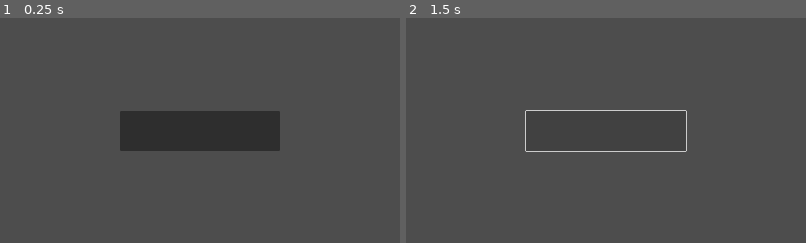
Above: before the commit, frames 1-2 (left to right).
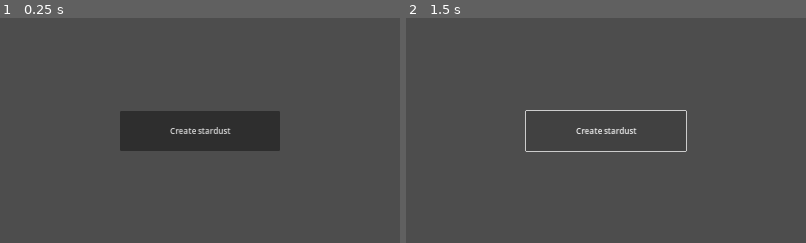
Above: after the commit, the same moments.

Repository: allanjchiang/project_stardust
Game: Godot game, scene res://scenes/prototypes/clicker/prototype_clicker.tscn
Two runs of this game, one before a commit and one after it. Both use one fixed random seed, a clock stepped at 60 frames per second and the inputs below. The project has no main scene, so this scene is started directly.
Inputs (mouse positions are % of the whole screen's width and height, from its top left):
- Up to frame 1 (0.25 s): no input
- Up to frame 2 (1.5 s): click (50, 50) at 0.5 s; click (50, 50) at 1.25 s
The pictures show only the part of the screen within x 25-75%, y 25-75%; the shares and areas given below are measured in that part.

The runs differ from the first frame. In frame 1, 0.3% of the frame differs, in the area x 42-58%, y 48-52%; in frame 2, 0.3%.

Commit message:
Add text create stardust in button

Diff:
--- a/scenes/prototypes/clicker/prototype_clicker.tscn
+++ b/scenes/prototypes/clicker/prototype_clicker.tscn
@@ -30,3 +30,4 @@
 offset_bottom = 40.0
 grow_horizontal = 2
 grow_vertical = 2
+text = "Create stardust"
